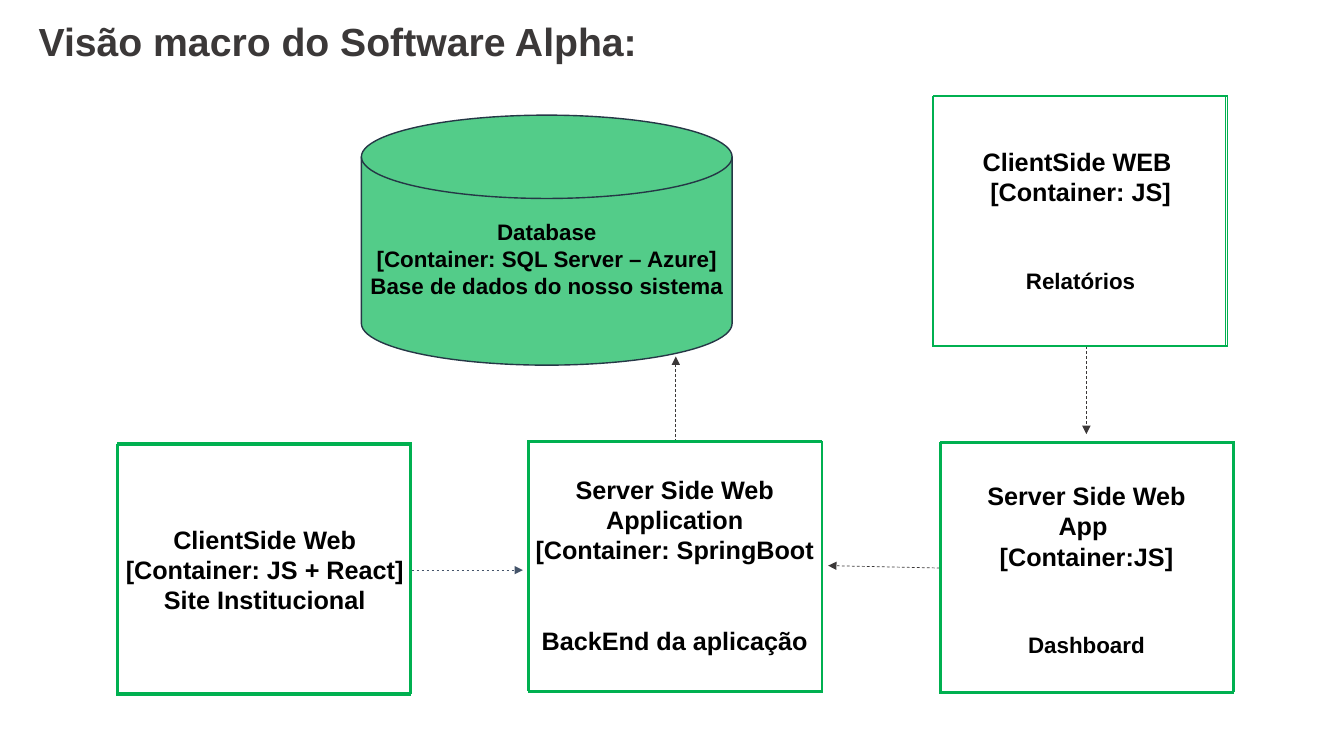
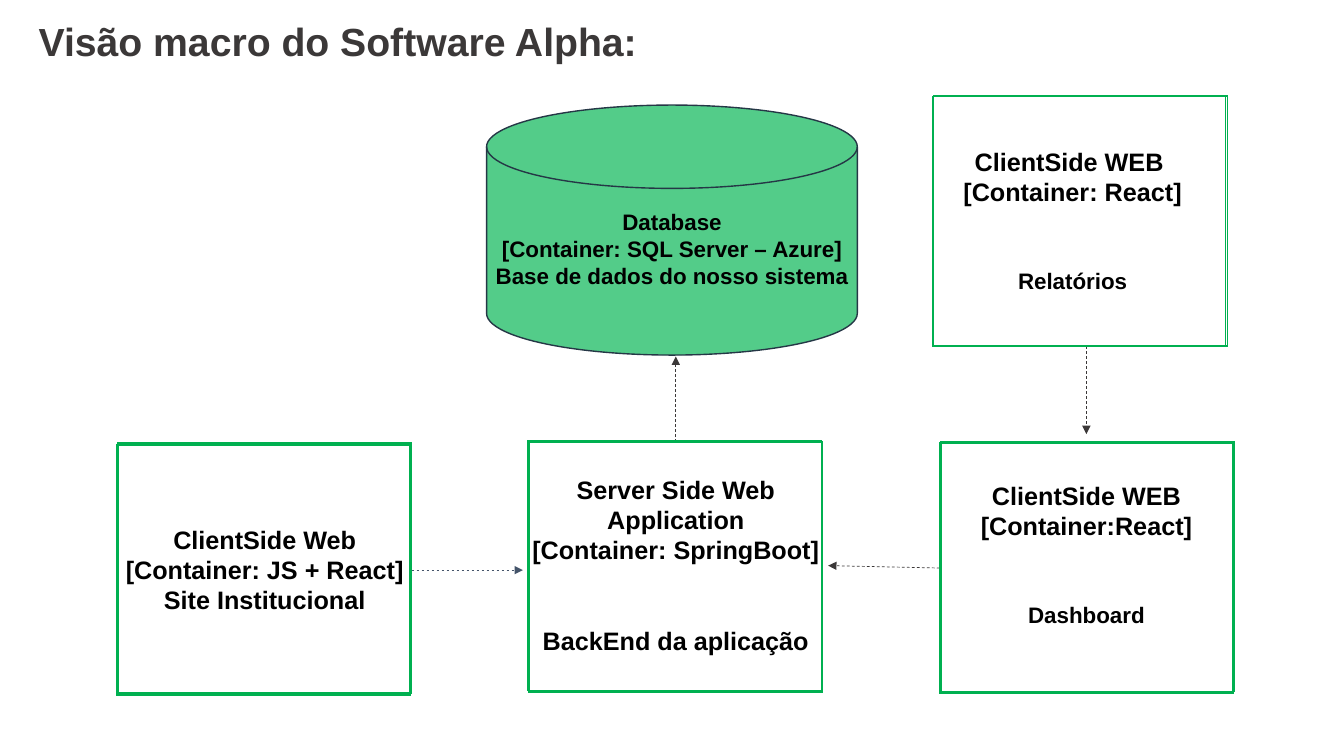
Before and after one commit to mileneoliveira/grupo04-react-web, a slide deck: slide 1 of Documentação/Documentação_Teorica/DiagramaSoftware-Macro V1.pptx. Drawn at 1344x756 pixels with LibreOffice and Linux fonts; fonts in the diff are those of the drawing. Boxes give left, top, right and bottom in pixels: in the first picture for what was removed or moved away, otherwise in the second. Text is boxed around its words. In the diff, an @@ line names an element or a change of style, - is before the commit and + after.

Commit message:
diagrama software

```diff
--- a/Documentação/Documentação_Teorica/DiagramaSoftware-Macro V1.pptx
+++ b/Documentação/Documentação_Teorica/DiagramaSoftware-Macro V1.pptx
@@ cylinder: place and size @@
-cylinder at (362,115,733,365)
+cylinder at (487,105,858,355)
@@ text "ClientSide WEB": place and size @@
-text "ClientSide WEB" at (983,152,1172,290)
+text "ClientSide WEB" at (963,152,1182,290)
@@ text "Database": place and size @@
-text "Database" at (370,223,723,295)
+text "Database" at (496,213,848,285)
@@ text at (963,182,1182,207): text changed @@
-[Container: JS]
+[Container: React]
@@ text at (981,486,1192,541): text changed @@
-Server Side Web App
-[Container:JS]
+ClientSide WEB
+[Container:React]
@@ text at (532,540,819,565): text changed @@
-[Container: SpringBoot
+[Container: SpringBoot]
```
